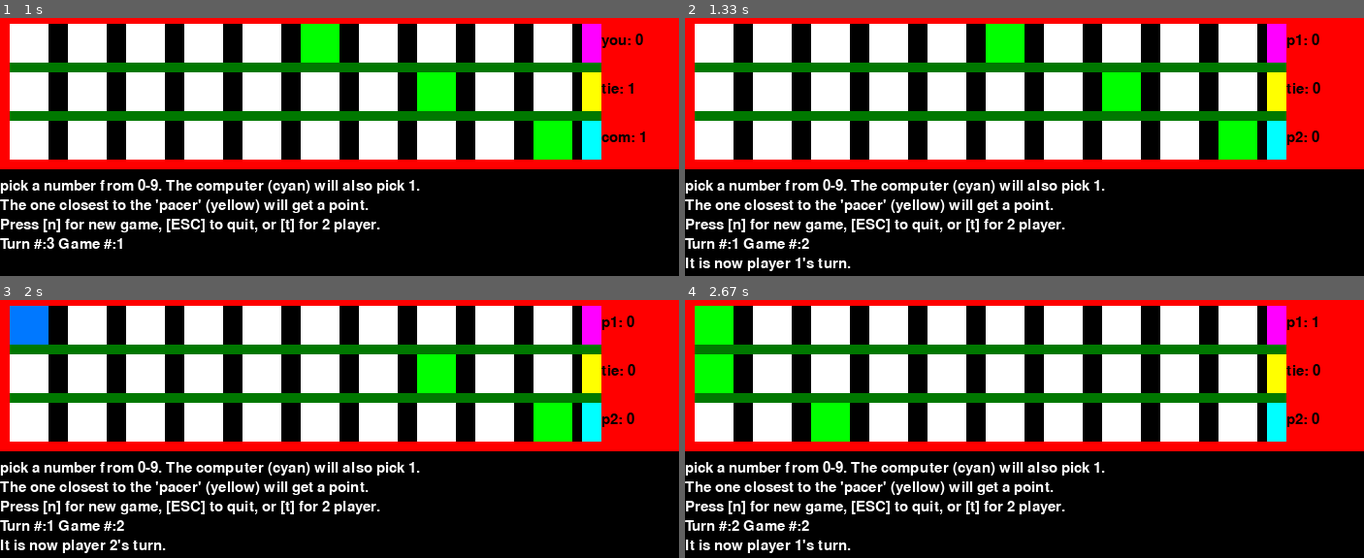
Above: before the commit, frames 1-4 (two rows, left to right).
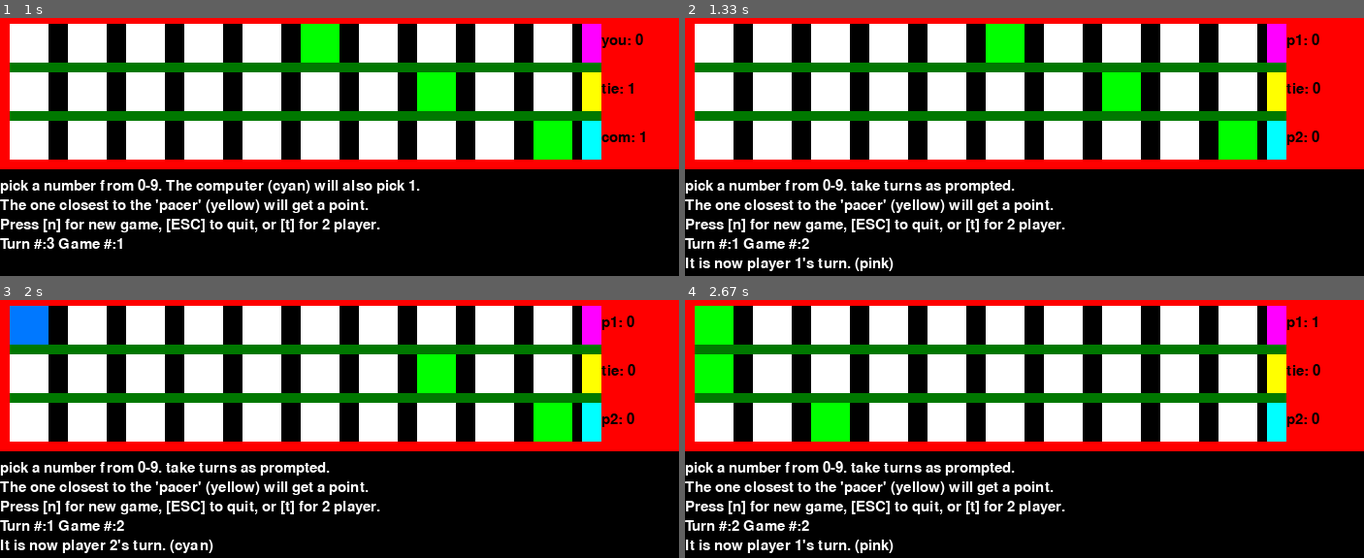
Above: after the commit, the same moments.

Repository: ThomasTheSpaceFox/Some-Small-python-pygame-apps
Game: pygame game, started from maxapacer.py
The game is run twice, just before and just after one commit, with the same random seed, the same clock (stepped at 60 frames per second) and the same inputs.
Inputs:
- Up to frame 1 (1 s): tap 1 at 0.33 s; tap 5 at 0.67 s
- Up to frame 2 (1.33 s): tap T at 1.1 s
- Up to frame 3 (2 s): tap 0 at 1.7 s
- Up to frame 4 (2.67 s): tap 2 at 2.5 s

Frame 1 is identical in both runs. In frame 2, 1.0% of the frame differs, in the area x 24-62%, y 62-99%; in frame 3, 1.0%; in frame 4, 1.0%.

Commit message:
fix small labeling issue in maxapacer.py

Diff:
--- a/maxapacer.py
+++ b/maxapacer.py
@@ -73,10 +73,11 @@
 twoplay=0
 playturn=2
 helpme=simplefont.render("pick a number from 0-9. The computer (cyan) will also pick 1.", True, (255, 255, 255), (0, 0, 0))
+helpmep2=simplefont.render("pick a number from 0-9. take turns as prompted.", True, (255, 255, 255), (0, 0, 0))
 helpme2=simplefont.render("The one closest to the 'pacer' (yellow) will get a point.", True, (255, 255, 255), (0, 0, 0))
 helpme3=simplefont.render("Press [n] for new game, [ESC] to quit, or [t] for 2 player.", True, (255, 255, 255), (0, 0, 0))
-p1turn=simplefont.render("It is now player 1's turn.", True, (255, 255, 255), (0, 0, 0))
-p2turn=simplefont.render("It is now player 2's turn.", True, (255, 255, 255), (0, 0, 0))
+p1turn=simplefont.render("It is now player 1's turn. (pink)", True, (255, 255, 255), (0, 0, 0))
+p2turn=simplefont.render("It is now player 2's turn. (cyan)", True, (255, 255, 255), (0, 0, 0))
 turn=1
 game=1
 while progrun:
@@ -84,15 +85,17 @@
 	screensurf.fill((0, 0, 0))
 	if not twoplay:
 		drawfeild(no1, no2, no3, "you: "+str(sp), "tie: "+str(tie), "com: "+str(sc))
+		screensurf.blit(helpme, (0, 170))
 	else:
 		drawfeild(no1, no2, no3, "p1: "+str(sp), "tie: "+str(tie), "p2: "+str(sc))
+		screensurf.blit(helpmep2, (0, 170))
 		if playturn==1:
 			playturn=2
 			screensurf.blit(p2turn, (0, 250))
 		else:
 			playturn=1
 			screensurf.blit(p1turn, (0, 250))
-	screensurf.blit(helpme, (0, 170))
+
 	screensurf.blit(simplefont.render("Turn #:" + str(turn) + " Game #:" + str(game), True, (255, 255, 255), (0, 0, 0)), (0, 230))
 	screensurf.blit(helpme2, (0, 190))
 	screensurf.blit(helpme3, (0, 210))
